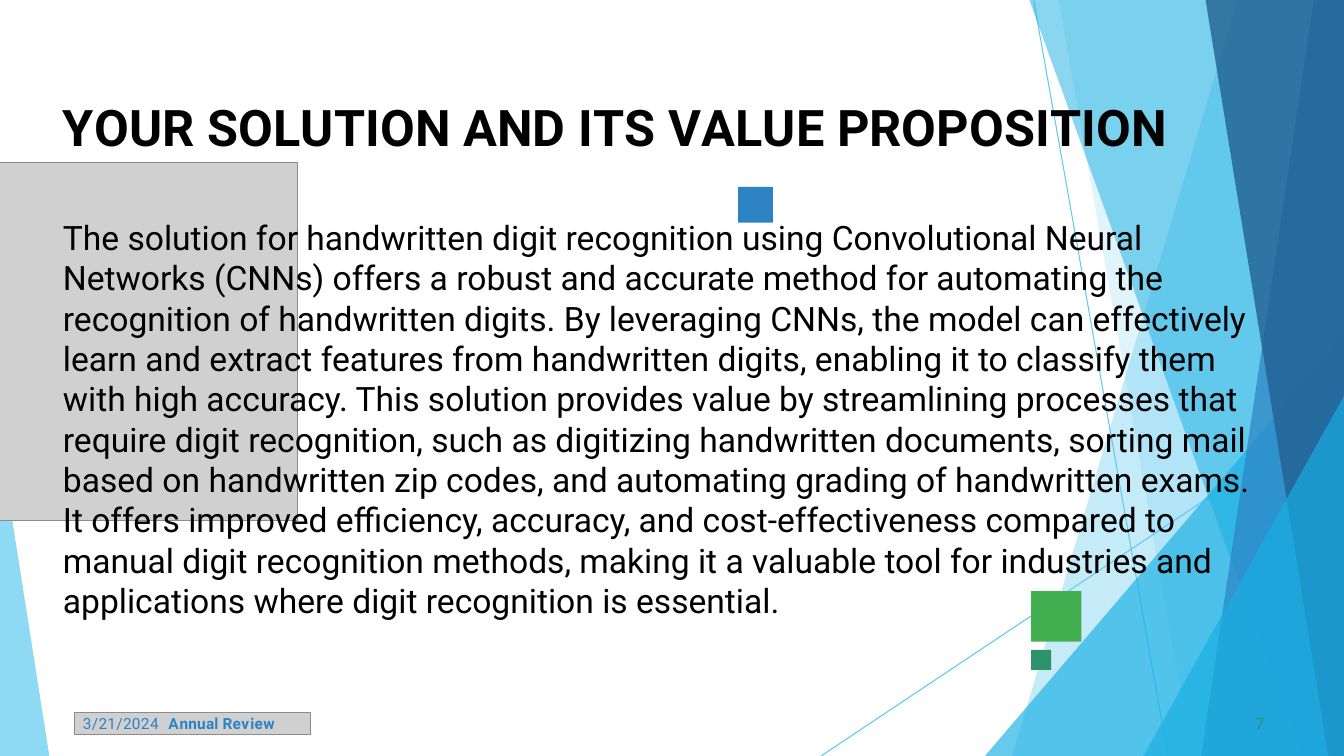
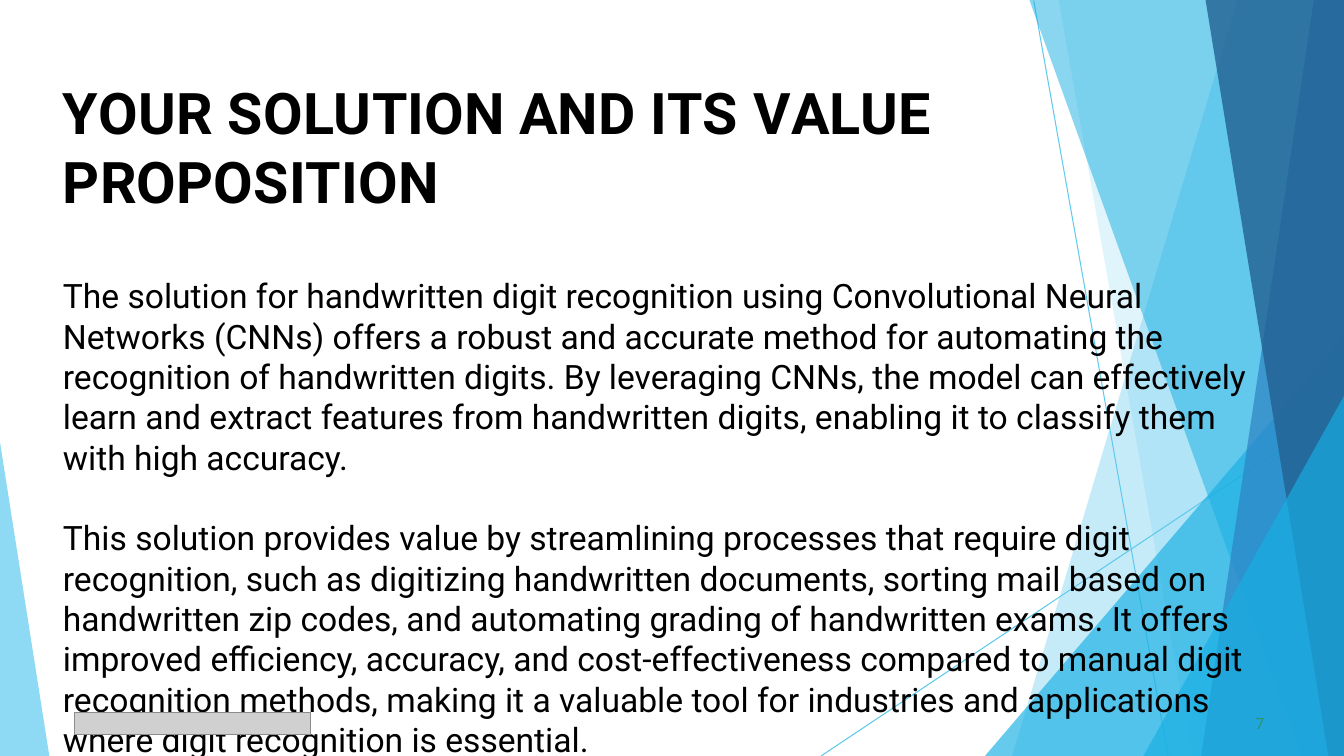
Before and after one commit to SANJANAS1331/TNSDC_Generative-AI, a slide deck: slide 7 of HDR_using_CNN.pptx. Drawn at 1344x756 pixels with LibreOffice and Linux fonts; fonts in the diff are those of the drawing; grey boxes stand for pictures. Boxes give left, top, right and bottom in pixels: in the first picture for what was removed or moved away, otherwise in the second. Text is boxed around its words. In the diff, an @@ line names an element or a change of style, - is before the commit and + after.

```diff
--- a/HDR_using_CNN.pptx
+++ b/HDR_using_CNN.pptx
@@ title "YOUR SOLUTION AND ITS VALUE ..." moved from (x1=63, y1=100, x2=1249, y2=620) to (x1=63, y1=92, x2=1246, y2=720) @@
@@ title "YOUR SOLUTION AND ITS VALUE ..." at (x1=63, y1=92, x2=1246, y2=720): size 36 to 41 pt in "YOUR SOLUTION AND ITS VALUE PROPOSITION" @@
@@ picture removed at (x1=0, y1=162, x2=297, y2=520) @@
@@ freeform shape removed at (x1=738, y1=187, x2=772, y2=222) @@
@@ freeform shape removed at (x1=1031, y1=591, x2=1082, y2=641) @@
@@ freeform shape removed at (x1=1031, y1=650, x2=1052, y2=670) @@
@@ text removed at (x1=83, y1=717, x2=275, y2=730) @@
-3/21/2024 Annual Review
```
Also in this commit, not shown: 12 other slides changed.
